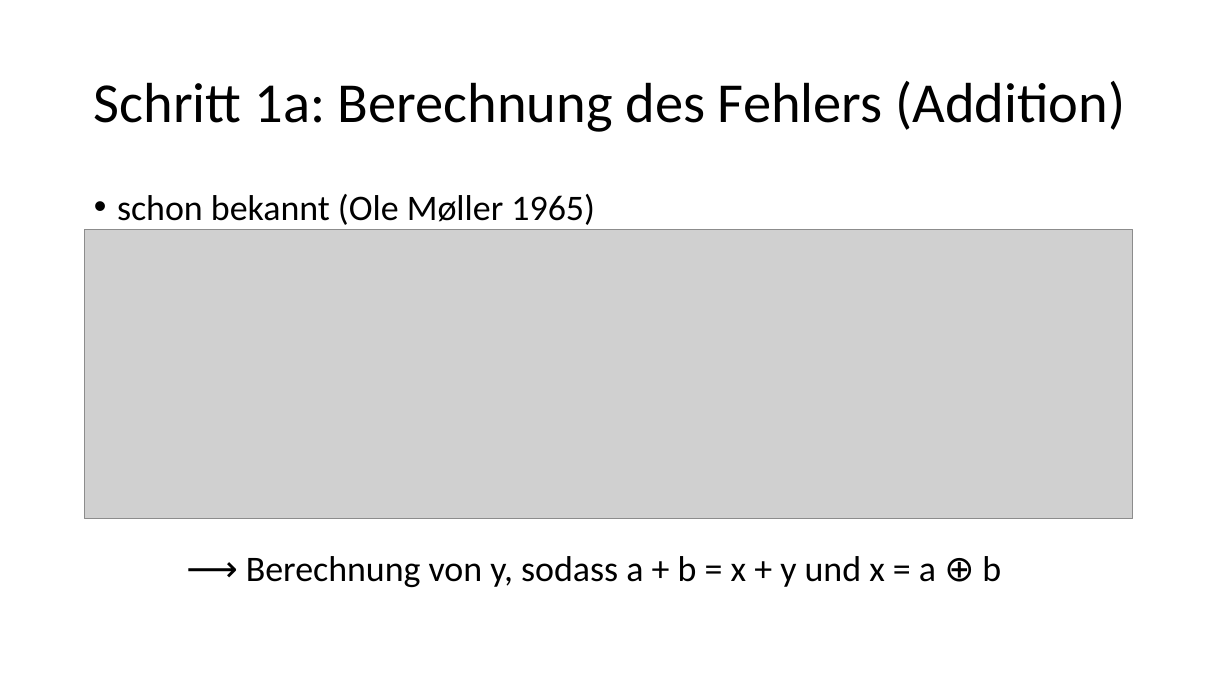
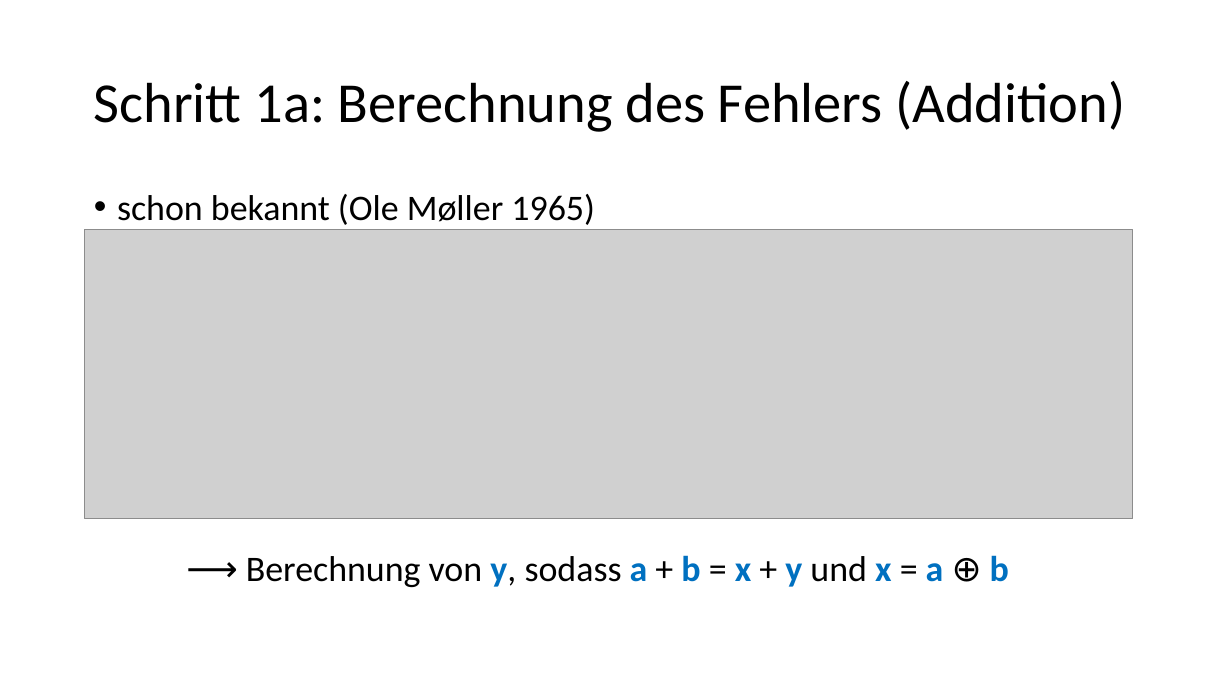
Before and after one commit to Helli/IsabelleBasicNumericalProofs, a slide deck: slide 7 of Vortrag.pptx. Drawn at 1232x693 pixels with LibreOffice and Linux fonts; fonts in the diff are those of the drawing; grey boxes stand for pictures. Boxes give left, top, right and bottom in pixels: in the first picture for what was removed or moved away, otherwise in the second. Text is boxed around its words. In the diff, an @@ line names an element or a change of style, - is before the commit and + after.

```diff
--- a/Vortrag.pptx
+++ b/Vortrag.pptx
@@ text at bbox=[246, 555, 1009, 587]: text colour #000000 to #0070C0, bold on in "y, a b x y x a ..." @@
```
Also in this commit, not shown: 3 other slides changed, 1 other file.
